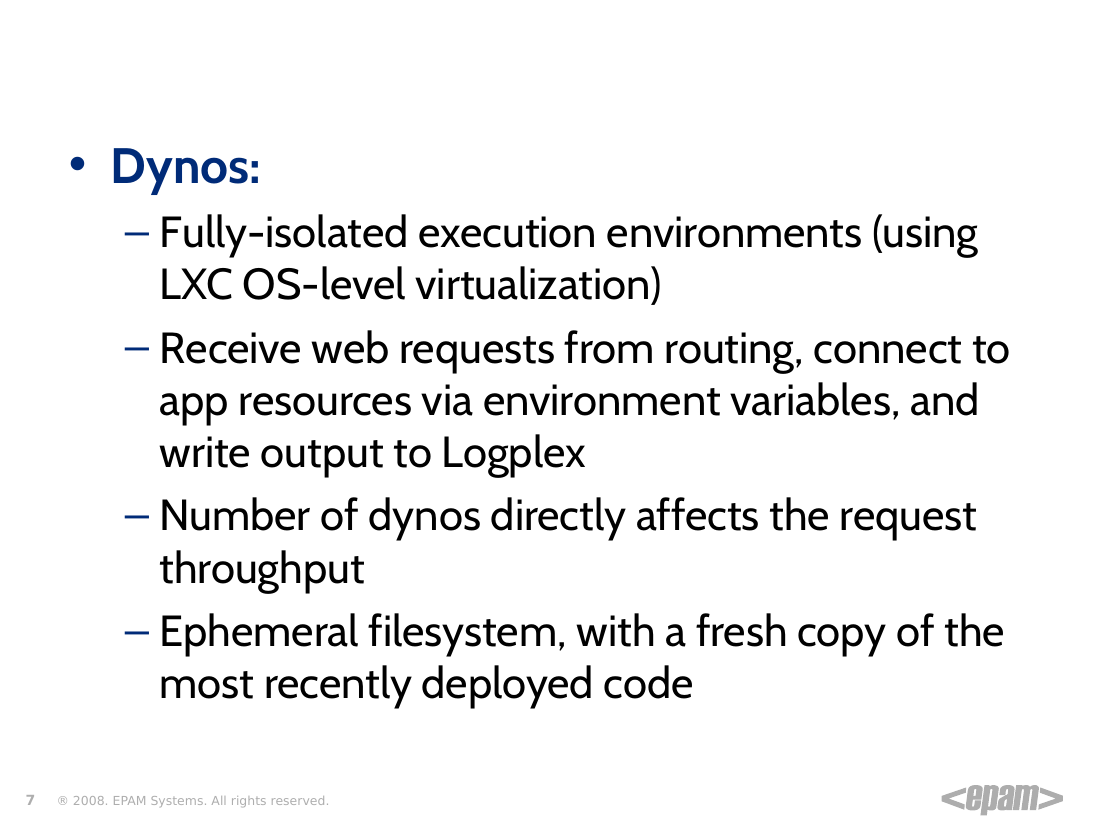
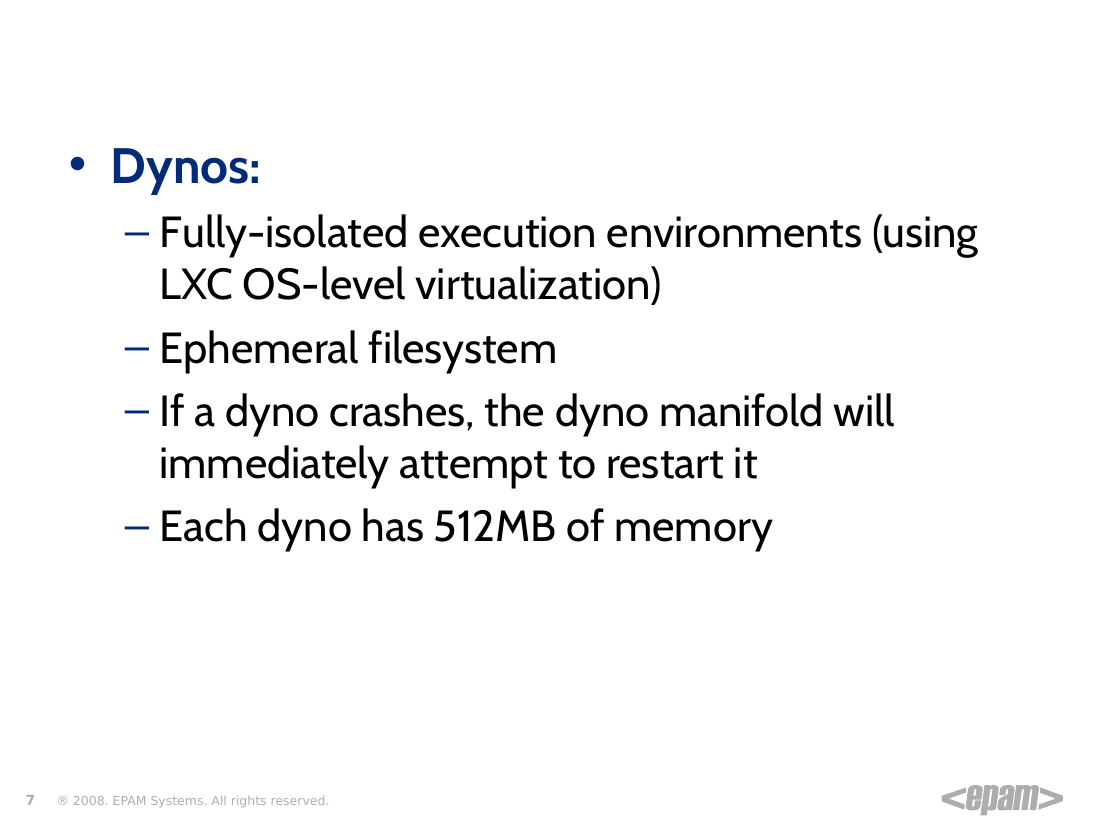
Before and after one commit to zgorbe/Heroku-HelloWorld, a slide deck: slide 7 of Heroku.ppt. Drawn at 1120x840 pixels with LibreOffice and Linux fonts; fonts in the diff are those of the drawing; background and template pictures are left out. Boxes give left, top, right and bottom in pixels: in the first picture for what was removed or moved away, otherwise in the second. Text is boxed around its words. In the diff, an @@ line names an element or a change of style, - is before the commit and + after.

```diff
--- a/Heroku.ppt
+++ b/Heroku.ppt
@@ text at [160,330,895,552]: text changed @@
-  – Receive web requests from routing, connect to app resources via environment variables, and write output to Logplex
-  – Number of dynos directly affects the request throughput
-  – Ephemeral filesystem, with a fresh copy of the most recently deployed code
+  – Ephemeral filesystem
+  – If a dyno crashes, the dyno manifold will immediately attempt to restart it
+  – Each dyno has 512MB of memory
```
Also in this commit, not shown: 11 other slides changed, 2 slides added, 1 other file.
